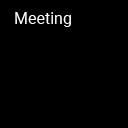
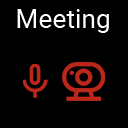
Comparing the layer stacks of the two 128x128 images. Changes:
added layer "webcam" above "microphone-off" over (x1=62, y1=62, x2=105, y2=101)
added layer "microphone" above "top bar" over (x1=23, y1=64, x2=48, y2=98)
added group "top bar" with 6 layers above "bg" over (x1=17, y1=9, x2=109, y2=33)
renamed "Meeting" to "Free", moved it into group "Free", painted on it over (x1=15, y1=9, x2=89, y2=28)
added group "Meeting" (1st of 2, in "top bar") with 2 layers in group "top bar" over (x1=17, y1=9, x2=109, y2=33)
added layer "Meeting" (2nd of 2, in "top bar" › "Meeting") in group "Meeting" over (x1=17, y1=9, x2=109, y2=33)
